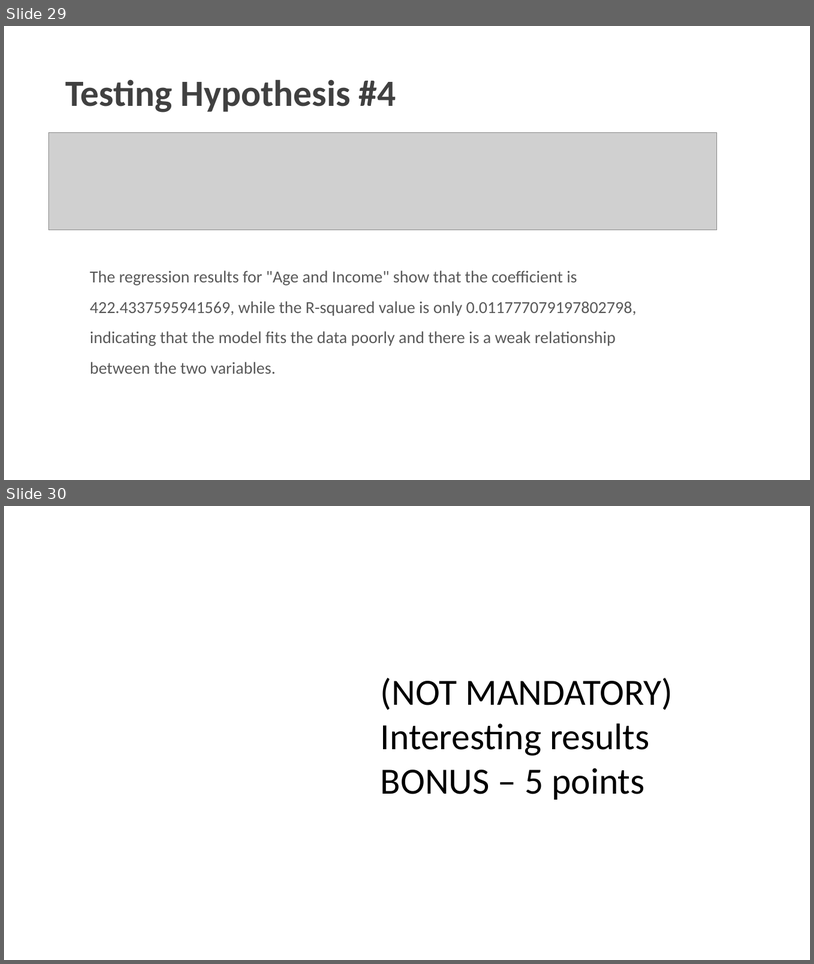
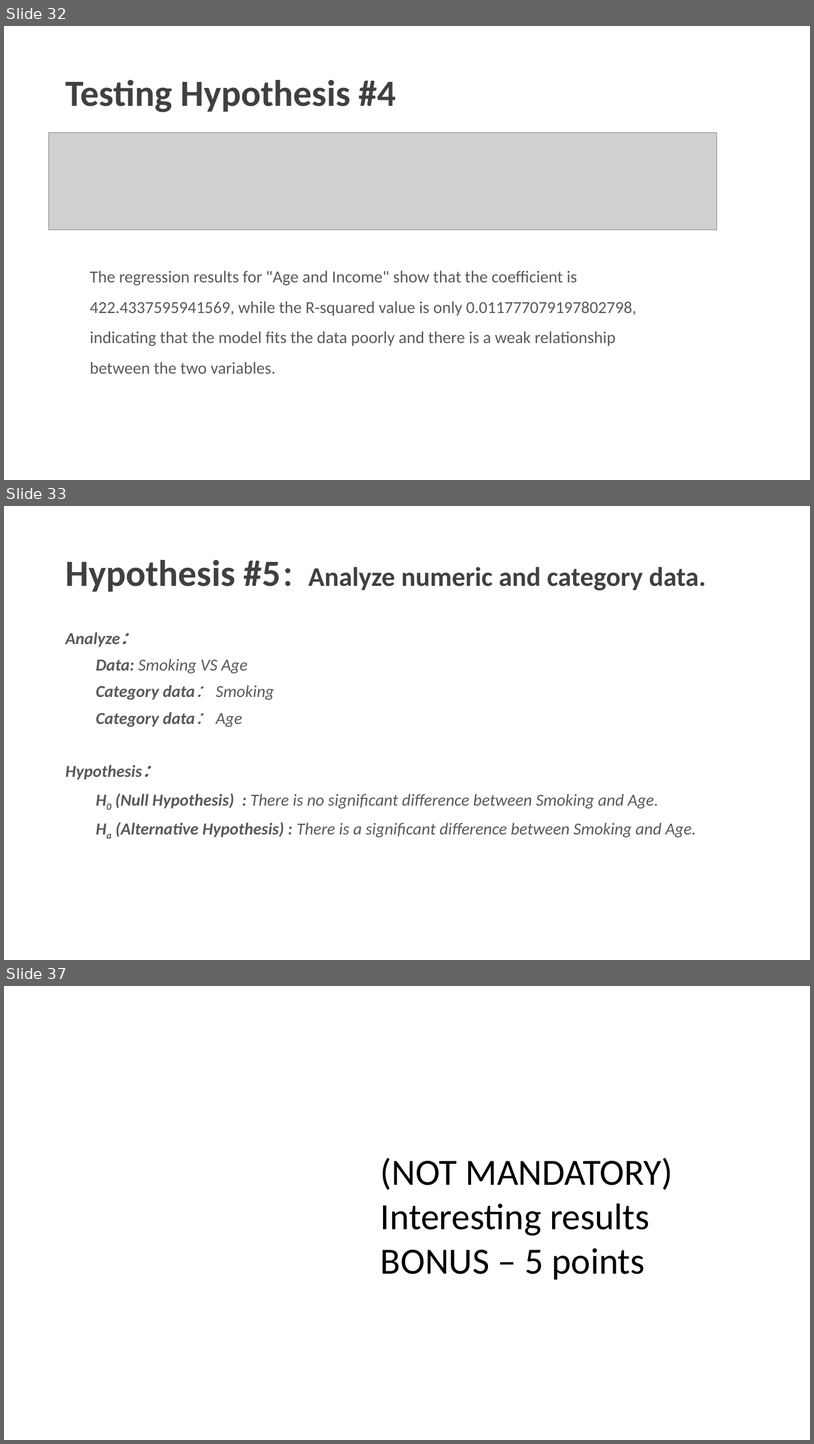
Before and after one commit to charlesyifanli/python_and_data, a slide deck: mini_project/SCSE 24 Mini-project presentation (Group No. ##).pptx. Shown one above the other, each under a label of ours: slides 29 and 30 before the commit, slides 32, 33 and 37 after it; the slides between them are not shown. The pictures are 814x964 and 814x1444 pixels, drawn with LibreOffice and Linux fonts; fonts in the diff are those of the drawing; grey boxes stand for pictures; background and template pictures are left out. Boxes give left, top, right and bottom in pixels: in the first picture for what was removed or moved away, otherwise in the second. Text is boxed around its words. In the diff, an @@ line names an element or a change of style, - is before the commit and + after.

```diff
--- a/mini_project/SCSE 24 Mini-project presentation (Group No. ##).pptx
+++ b/mini_project/SCSE 24 Mini-project presentation (Group No. ##).pptx
@@ slide 33 added at box(4, 506, 810, 960), background #FFFFFF @@
@@ title added at box(65, 559, 707, 592), 32 pt, text #404040, bold @@
+Hypothesis #5：Analyze numeric and category data.
@@ text added at box(65, 632, 696, 837), 20 pt, text #595959, italic @@
+Analyze：
+Data: Smoking VS Age
+Category data： Smoking
+Category data： Age
+Hypothesis：
+H0 (Null Hypothesis) : There is no significant difference between Smoking and Age.
+Ha (Alternative Hypothesis) : There is a significant difference between Smoking and Age.
@@ what was slide 29 is now slide 32 @@
@@ what was slide 30 is now slide 37 @@
```
Also in this commit, not shown: 1 slide changed, 8 other slides added, 2 slides removed, 1 other file.
